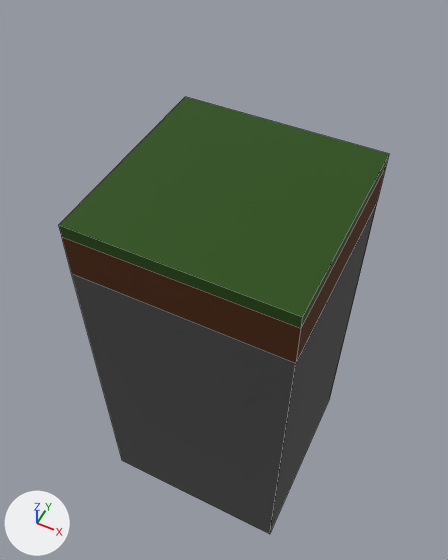
The Blender file BlenderFiles/Pola/Las/las.blend, before and after one commit.
Before and after are seen from a camera (50 mm lens) standing at (3.38, -7.1, 10.53) and looking at (-0.29, 0.24, 1.36). The lights are fixed; the arrows at lower left show +X, +Y and +Z. Mesh edges are drawn as thin lines.

In view in the first picture: 'LasBlock'.
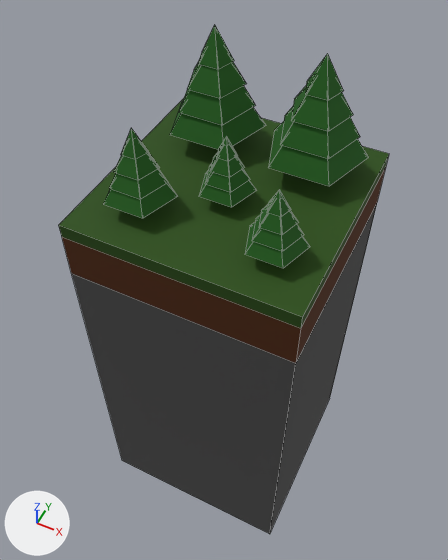
The newer file is also turned or shifted as a whole; pictures and numbers use the older file's frame.

The change, as a diff of the scene's bpy script:
```diff
--- a/BlenderFiles/Pola/Las/las.blend.py
+++ b/BlenderFiles/Pola/Las/las.blend.py
@@ mat_pień @@
+mat_pień = principled_material('Pień')
+mat_pień.base_color = (0.0374, 0.0063, 0.00158)  # brown #361305
+mat_pień.roughness = 1.0
@@ mat_igły @@
+mat_igły = principled_material('Igły')
+mat_igły.base_color = (0.0101, 0.111, 0.0053)  # dark green #1a5e10
+mat_igły.roughness = 0.83
@@ me_plane_004 @@
+me_plane_004.from_pydata(...)  # 46 vertices, 46 faces; spans x -9.7..9.7, y -8.3..10.2, z 0.0..23.5
+# faces by material slot: [40, 6]
+me_plane_004.materials.append(mat_igły)  # dark green #1a5e10
+me_plane_004.materials.append(mat_pień)  # brown #361305
@@ ob_choinka_004 @@
+ob_choinka_004 = bpy.data.objects.new('Choinka.004', me_plane_004)
+ob_choinka_004.location = (1.21, -1.12, 4.1)
+ob_choinka_004.scale = (0.0489, 0.0489, 0.0489)
@@ ob_choinka_003 @@
+ob_choinka_003 = bpy.data.objects.new('Choinka.003', me_plane_004.copy())
+ob_choinka_003.location = (0.03, -0.33, 4.1)
+ob_choinka_003.scale = (0.0468, 0.0468, 0.0468)
@@ ob_choinka_002 @@
+ob_choinka_002 = bpy.data.objects.new('Choinka.002', me_plane_004.copy())
+ob_choinka_002.location = (-1.08, -1.08, 4.1)
+ob_choinka_002.scale = (0.0583, 0.0583, 0.0583)
@@ ob_choinka_001 @@
+ob_choinka_001 = bpy.data.objects.new('Choinka.001', me_plane_004.copy())
+ob_choinka_001.location = (-0.84, 1.02, 4.1)
+ob_choinka_001.scale = (0.0848, 0.0848, 0.0848)
@@ ob_choinka @@
+ob_choinka = bpy.data.objects.new('Choinka', me_plane_004.copy())
+ob_choinka.location = (0.99, 0.96, 4.1)
+ob_choinka.scale = (0.0848, 0.0848, 0.0848)
```

Boxes [x1, y1, x2, y2] around the edits, measured in the pictures (448 x 560 px):
'Choinka', added (green): after [268, 53, 368, 186]
'Choinka.001', added (green): after [170, 25, 266, 149]
'Choinka.002', added (green): after [104, 128, 177, 218]
'Choinka.004', added (green): after [245, 190, 310, 268]
'Choinka.003', added (green): after [199, 137, 256, 207]
